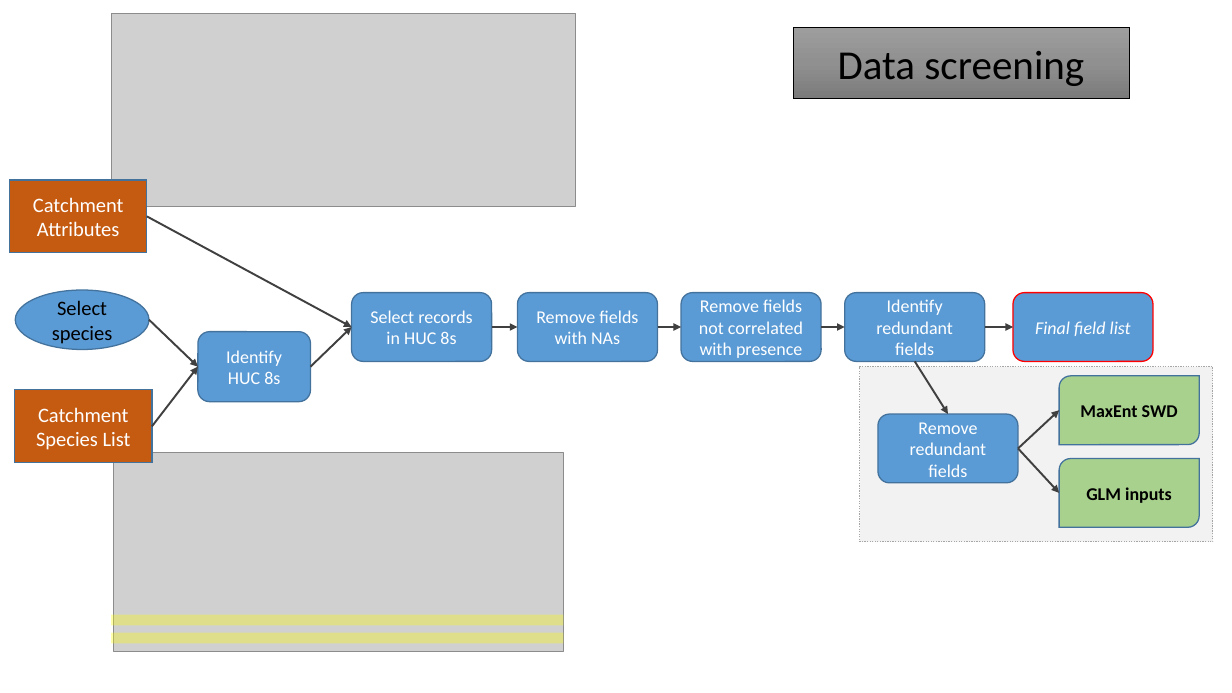
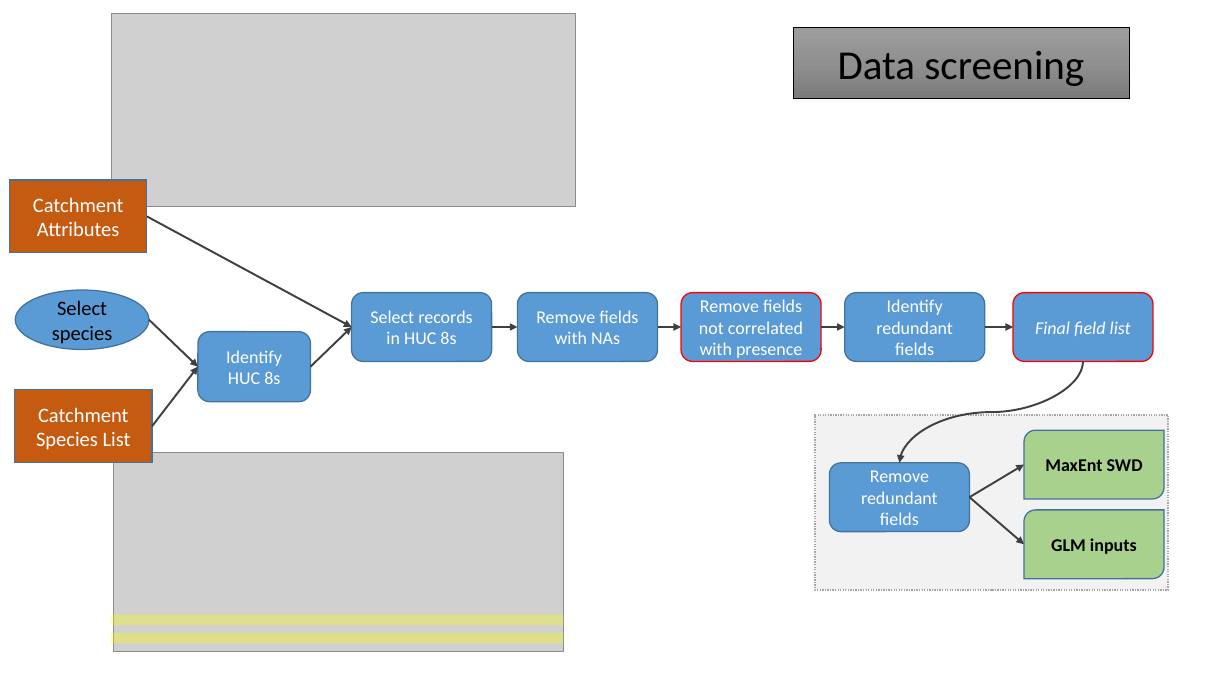
Before and after one commit to Duke-NSOE/EEP, a slide deck: slide 1 of Docs/HabModelWorkflow.pptx. Drawn at 1232x693 pixels with LibreOffice and Linux fonts; fonts in the diff are those of the drawing; grey boxes stand for pictures. Boxes give left, top, right and bottom in pixels: in the first picture for what was removed or moved away, otherwise in the second. Text is boxed around its words. In the diff, an @@ line names an element or a change of style, - is before the commit and + after.

```diff
--- a/Docs/HabModelWorkflow.pptx
+++ b/Docs/HabModelWorkflow.pptx
@@ rounded rectangle "Remove fields not correlated with ..." at (681, 293, 822, 361): outline #43739E 1 pt to #FF0000 1 pt @@
@@ curved arrow added from (1083, 361) to (899, 463), #404040 1.5 pt @@
@@ arrow removed from (915, 361) to (948, 414) @@
@@ rectangle: place and size @@
-rectangle at (860, 367, 1214, 542)
+rectangle at (815, 415, 1168, 590)
@@ round diag rect "MaxEnt SWD": place and size @@
-round diag rect "MaxEnt SWD" at (1059, 376, 1200, 445)
+round diag rect "MaxEnt SWD" at (1024, 431, 1165, 499)
@@ rounded rectangle "Remove redundant fields": place and size @@
-rounded rectangle "Remove redundant fields" at (878, 414, 1019, 482)
+rounded rectangle "Remove redundant fields" at (830, 463, 970, 531)
@@ arrow moved from (1019, 448) - (1059, 410) to (970, 497) - (1024, 465) @@
@@ arrow moved from (1019, 448) - (1059, 493) to (970, 497) - (1024, 544) @@
@@ round diag rect "GLM inputs": place and size @@
-round diag rect "GLM inputs" at (1059, 458, 1200, 527)
+round diag rect "GLM inputs" at (1024, 510, 1165, 579)
```
Also in this commit, not shown: 5 slides added, 4 other files.
